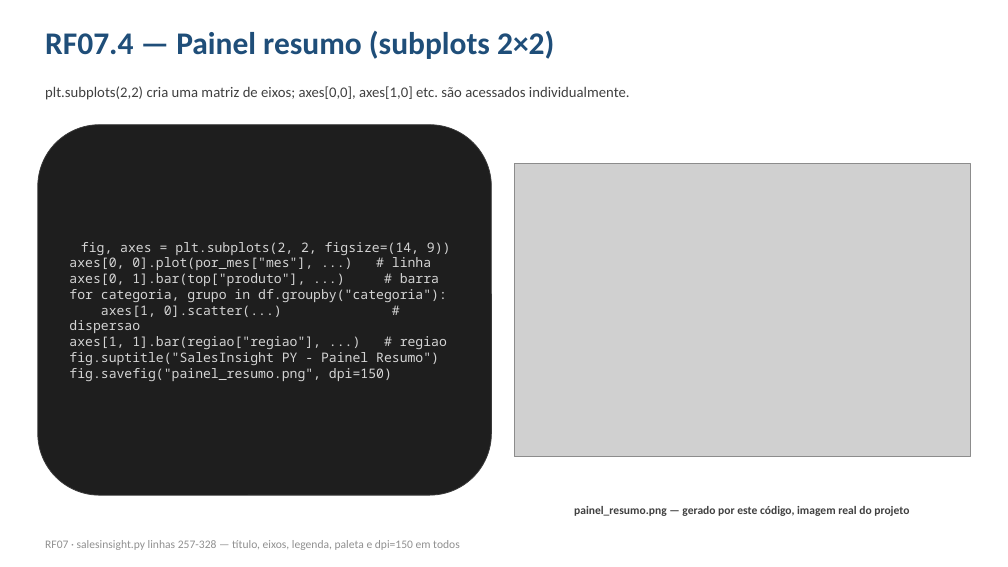
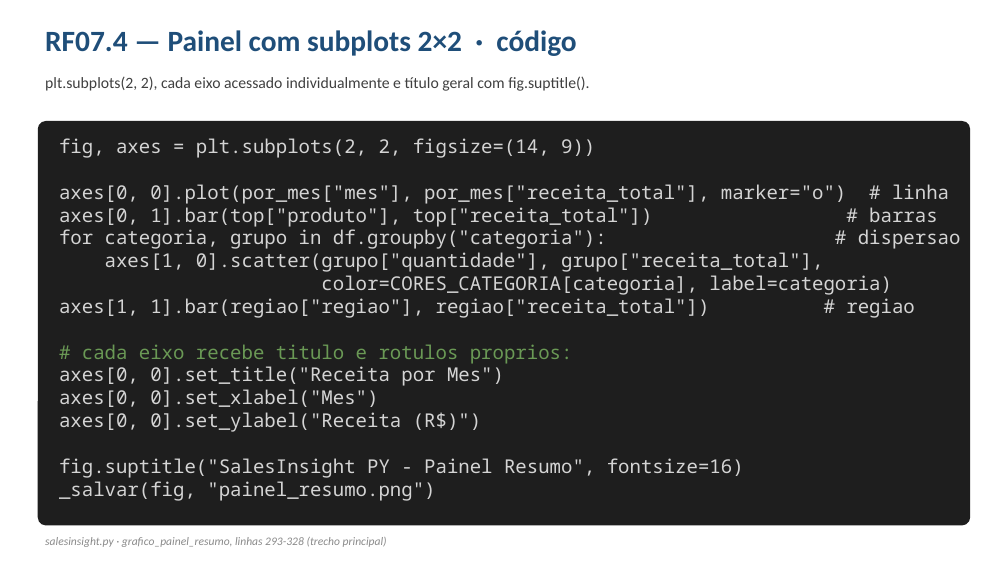
Before and after one commit to petersongardin/SalesInsight-PY, a slide deck: slide 22 of SalesInsight_PY.pptx (slide 12 before the commit). Drawn at 1008x567 pixels with LibreOffice and Linux fonts; fonts in the diff are those of the drawing; grey boxes stand for pictures. Boxes give left, top, right and bottom in pixels: in the first picture for what was removed or moved away, otherwise in the second. Text is boxed around its words. In the diff, an @@ line names an element or a change of style, - is before the commit and + after.

```diff
--- a/SalesInsight_PY.pptx
+++ b/SalesInsight_PY.pptx
@@ text at <box>45,30,576,56</box>: text changed; size 30 to 28 pt @@
-RF07.4 — Painel resumo (subplots 2×2)
+RF07.4 — Painel com subplots 2×2 · código
@@ text at <box>45,76,589,91</box>: text changed; size 14 to 15 pt @@
-plt.subplots(2,2) cria uma matriz de eixos; axes[0,0], axes[1,0] etc. são acessados individualmente.
+plt.subplots(2, 2), cada eixo acessado individualmente e título geral com fig.suptitle().
@@ rounded rectangle "fig, axes = plt.subplots(2, 2, ...": place and size @@
-rounded rectangle "fig, axes = plt.subplots(2, 2, ..." at <box>38,125,492,495</box>
+rounded rectangle "fig, axes = plt.subplots(2, 2, ..." at <box>38,121,970,526</box>
@@ rounded rectangle "fig, axes = plt.subplots(2, 2, ..." at <box>38,121,970,526</box>: vertical alignment middle to top; outline #3A3A3A 0.75 pt to none; proportions changed @@
@@ text in rounded rectangle at <box>59,138,595,158</box>: size 12.5 to 18.1 pt in "fig, axes = plt.subplots(2, 2, figsize=(14, 9))"; alignment centre to left @@
@@ picture removed at <box>514,163,970,457</box> @@
@@ text in rounded rectangle at <box>59,184,961,501</box>: text changed; size 12.5 to 18.1 pt @@
-axes[0, 0].plot(por_mes["mes"], ...) # linha
-axes[0, 1].bar(top["produto"], ...) # barra
-for categoria, grupo in df.groupby("categoria"):
-axes[1, 0].scatter(...) # dispersao
-axes[1, 1].bar(regiao["regiao"], ...) # regiao
-fig.suptitle("SalesInsight PY - Painel Resumo")
-fig.savefig("painel_resumo.png", dpi=150)
+axes[0, 0].plot(por_mes["mes"], por_mes["receita_total"], marker="o") # linha
+axes[0, 1].bar(top["produto"], top["receita_total"]) # barras
+for categoria, grupo in df.groupby("categoria"): # dispersao
+axes[1, 0].scatter(grupo["quantidade"], grupo["receita_total"],
+color=CORES_CATEGORIA[categoria], label=categoria)
+axes[1, 1].bar(regiao["regiao"], regiao["receita_total"]) # regiao
+# cada eixo recebe titulo e rotulos proprios:
+axes[0, 0].set_title("Receita por Mes")
+axes[0, 0].set_xlabel("Mes")
+axes[0, 0].set_ylabel("Receita (R$)")
+fig.suptitle("SalesInsight PY - Painel Resumo", fontsize=16)
+_salvar(fig, "painel_resumo.png")
@@ text removed at <box>574,506,909,516</box> @@
-painel_resumo.png — gerado por este código, imagem real do projeto
@@ text at <box>45,537,387,547</box>: text changed; text colour #909090 to #8A8A8A; italic on @@
-RF07 · salesinsight.py linhas 257-328 — título, eixos, legenda, paleta e dpi=150 em todos
+salesinsight.py · grafico_painel_resumo, linhas 293-328 (trecho principal)
```
Also in this commit, not shown: 18 other slides changed, 19 slides added, 2 slides removed, 15 other files.
